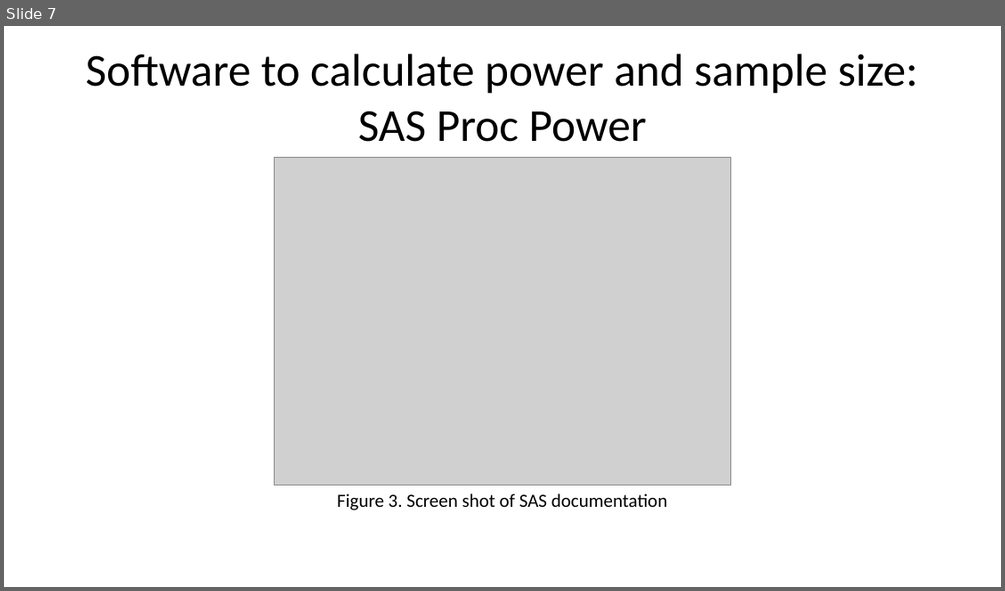
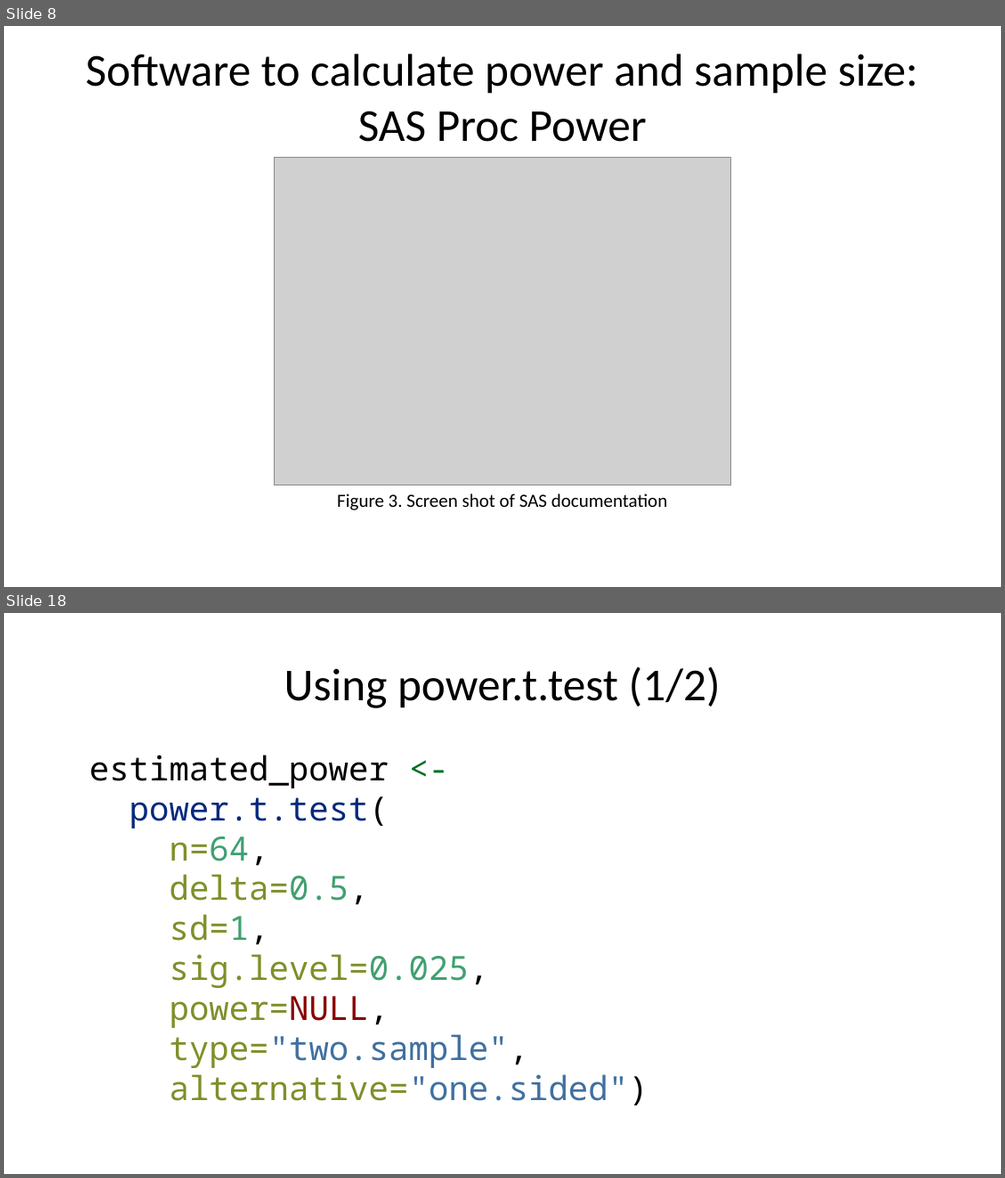
Before and after one commit to pmean/papers-and-presentations, a slide deck: power/power-and-sample-size-slides.pptx. Shown one above the other, each under a label of ours: slide 7 before the commit, slides 8 and 18 after it; the slides between them are not shown. The pictures are 1005x591 and 1005x1178 pixels, drawn with LibreOffice and Linux fonts; fonts in the diff are those of the drawing; grey boxes stand for pictures. Boxes give left, top, right and bottom in pixels: in the first picture for what was removed or moved away, otherwise in the second. Text is boxed around its words. In the diff, an @@ line names an element or a change of style, - is before the commit and + after.

```diff
--- a/power/power-and-sample-size-slides.pptx
+++ b/power/power-and-sample-size-slides.pptx
@@ slide 18 added at <box>4,613,1001,1174</box>, background #FFFFFF @@
@@ title added at <box>284,666,720,708</box>, 44 pt, text #000000 @@
+Using power.t.test (1/2)
@@ text added at <box>89,755,648,1105</box>, 32 pt, text #7D9029 @@
+estimated_power <-
+power.t.test(
+n=64,
+delta=0.5,
+sd=1,
+sig.level=0.025,
+power=NULL,
+type="two.sample",
+alternative="one.sided")
@@ what was slide 7 is now slide 8 @@
```
Also in this commit, not shown: 2 slides changed, 12 other slides added, 1 other file.
